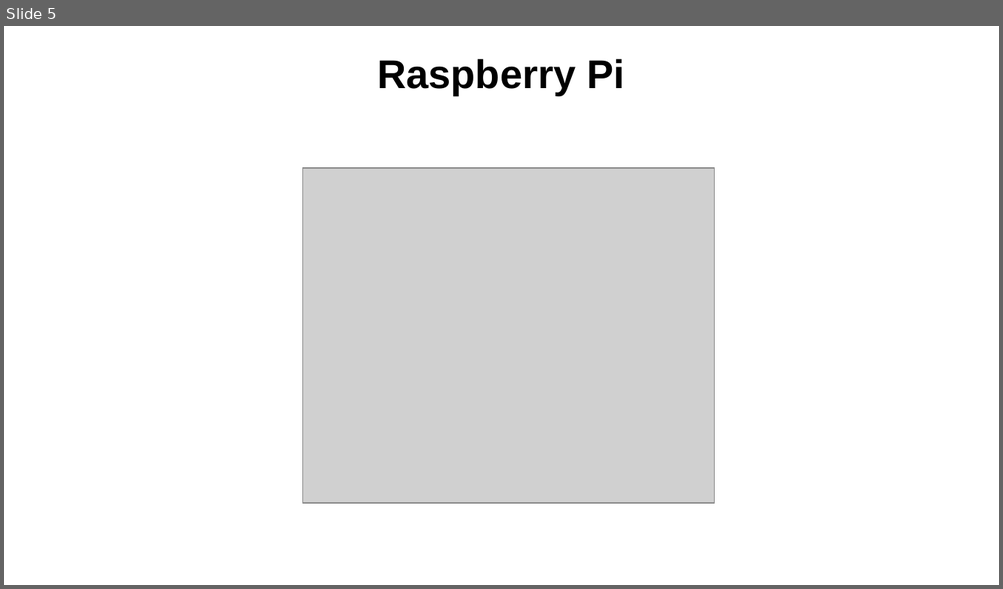
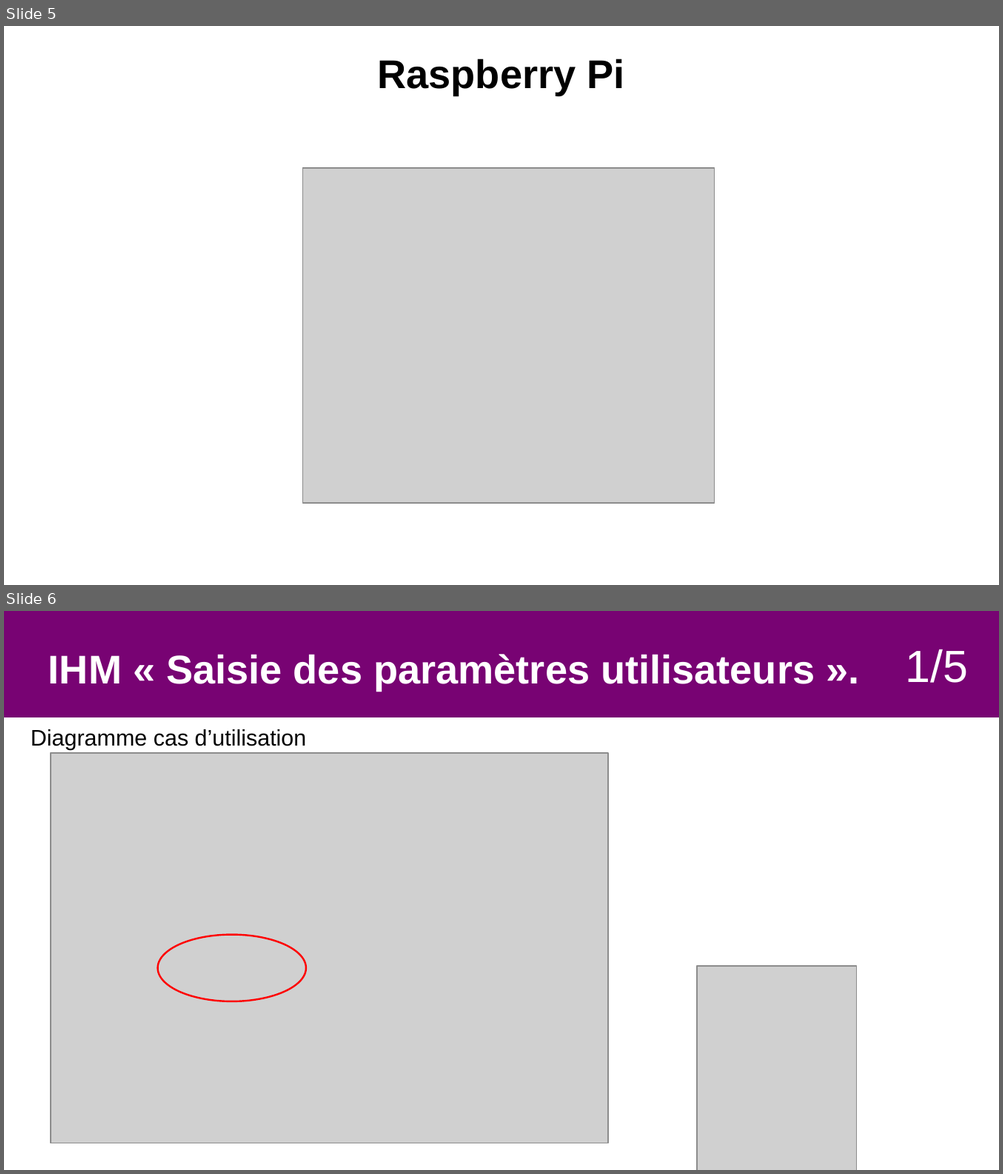
Before and after one commit to Sauvage89/sechoir-houblon, a slide deck: doc/diaporama/revue4/02-revue_sauvage.odp. Shown one above the other, each under a label of ours: slide 5 before the commit, slides 5 and 6 after it. The pictures are 1003x589 and 1003x1174 pixels, drawn with LibreOffice and Linux fonts; fonts in the diff are those of the drawing; grey boxes stand for pictures. Boxes give left, top, right and bottom in pixels: in the first picture for what was removed or moved away, otherwise in the second. Text is boxed around its words. In the diff, an @@ line names an element or a change of style, - is before the commit and + after.

Commit message:
refactor: amélioration de l'ordre du diaporama sauvage et amélioration structure cahier de recettes lenny et de meme pour les diagramme

```diff
--- a/doc/diaporama/revue4/02-revue_sauvage.odp
+++ b/doc/diaporama/revue4/02-revue_sauvage.odp
@@ slide 6 added at <box>4,611,999,1170</box>, background #FFFFFF @@
@@ rectangle added at <box>4,611,999,718</box>, fill #780373 @@
@@ text added at <box>48,654,814,691</box>, 32 pt, text #FFFFFF, bold @@
+IHM « Saisie des paramètres utilisateurs ».
@@ text added at <box>905,649,967,683</box>, 36 pt, text #FFFFFF @@
+3/5
@@ text added at <box>905,649,967,683</box>, 36 pt, text #FFFFFF @@
+1/5
@@ text added at <box>31,729,307,750</box>, 18 pt, text #000000 @@
+Diagramme cas d’utilisation
@@ picture added at <box>51,752,609,1144</box> @@
@@ ellipse added at <box>157,935,305,1002</box>, outline #FF0000 1.42 pt @@
@@ picture added at <box>697,967,857,1170</box> @@
```
Also in this commit, not shown: 23 slides changed, 3 other slides added, 4 other files.
